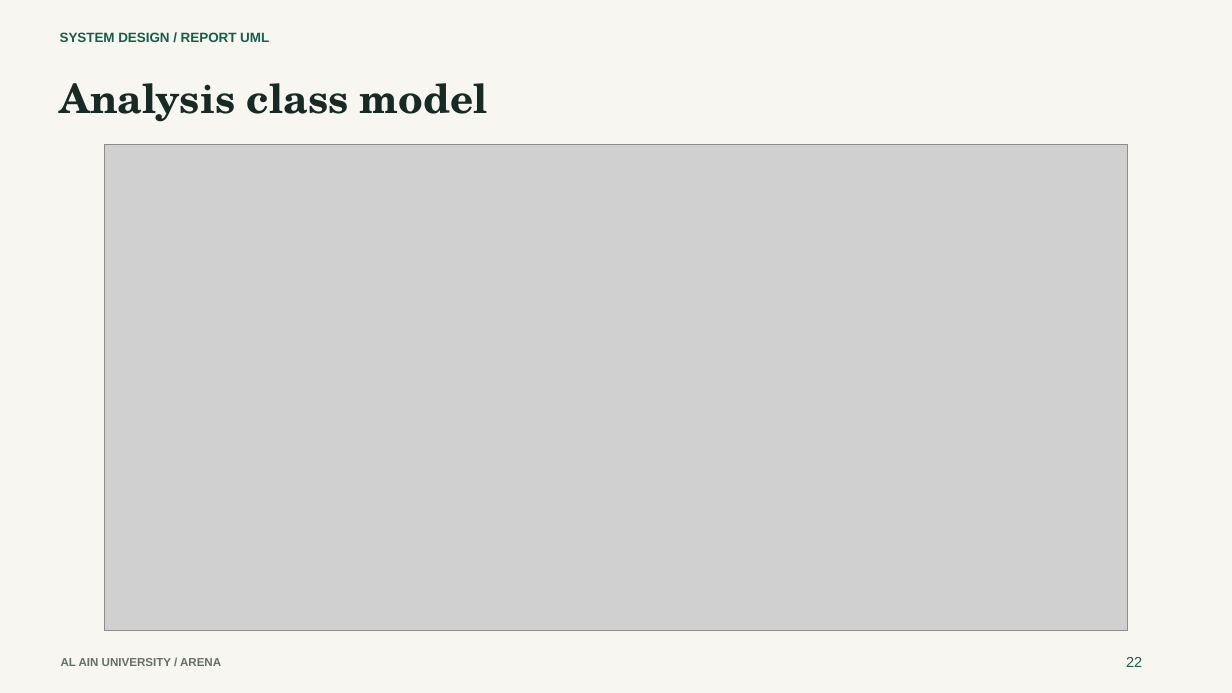
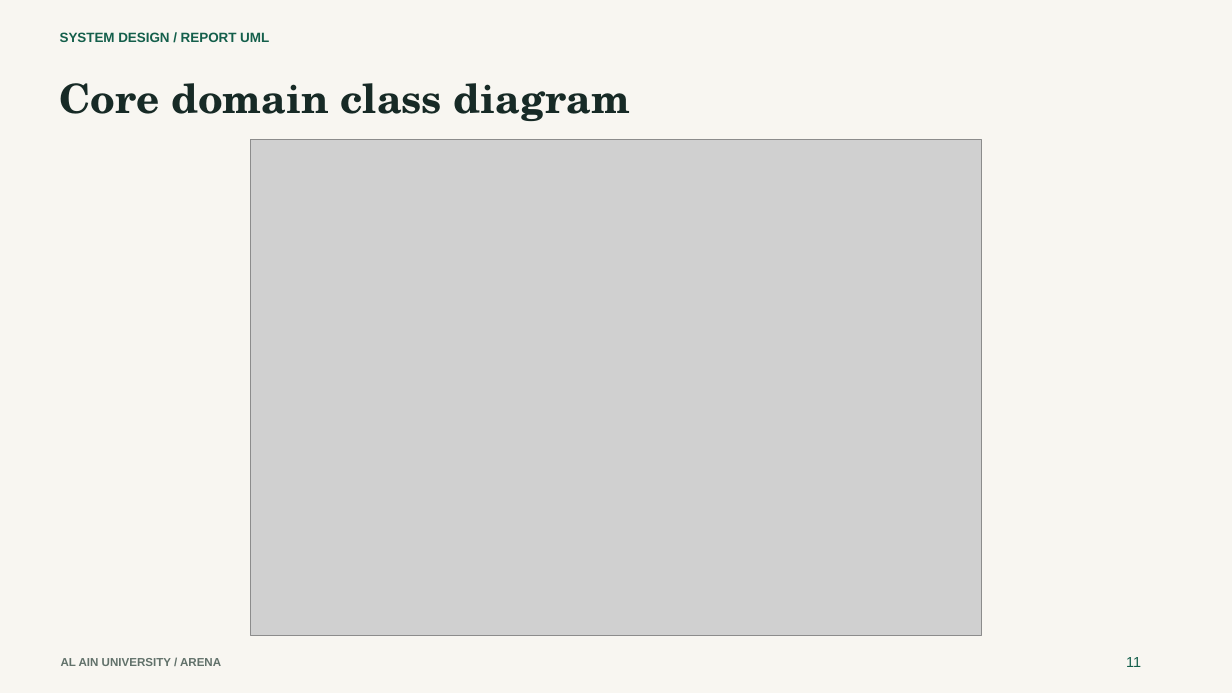
Before and after one commit to V1R3S/OOAD_CCMS, a slide deck: slide 11 of presentation/Arena-presentation.pptx. Drawn at 1232x693 pixels with LibreOffice and Linux fonts; fonts in the diff are those of the drawing; grey boxes stand for pictures. Boxes give left, top, right and bottom in pixels: in the first picture for what was removed or moved away, otherwise in the second. Text is boxed around its words. In the diff, an @@ line names an element or a change of style, - is before the commit and + after.

Commit message:
Fixed Analysis Doc

```diff
--- a/presentation/Arena-presentation.pptx
+++ b/presentation/Arena-presentation.pptx
@@ text at box(60, 83, 631, 121): text changed @@
-Analysis class model
+Core domain class diagram
@@ picture: place and size @@
-picture at box(104, 144, 1128, 630)
+picture at box(250, 140, 982, 635)
@@ text at box(1126, 657, 1141, 667): text changed @@
-22
+11
```
Also in this commit, not shown: 11 other slides changed, 14 other files.
